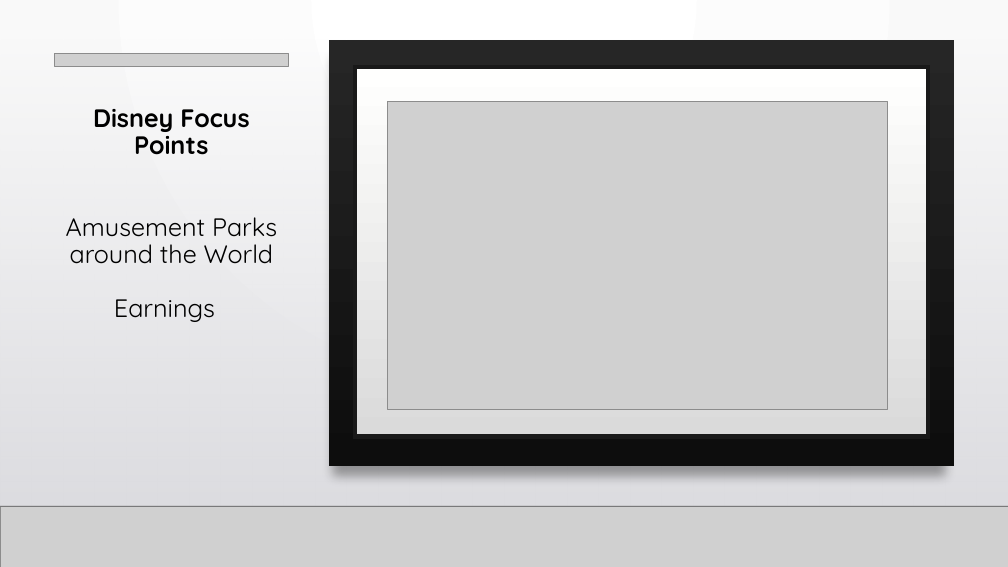
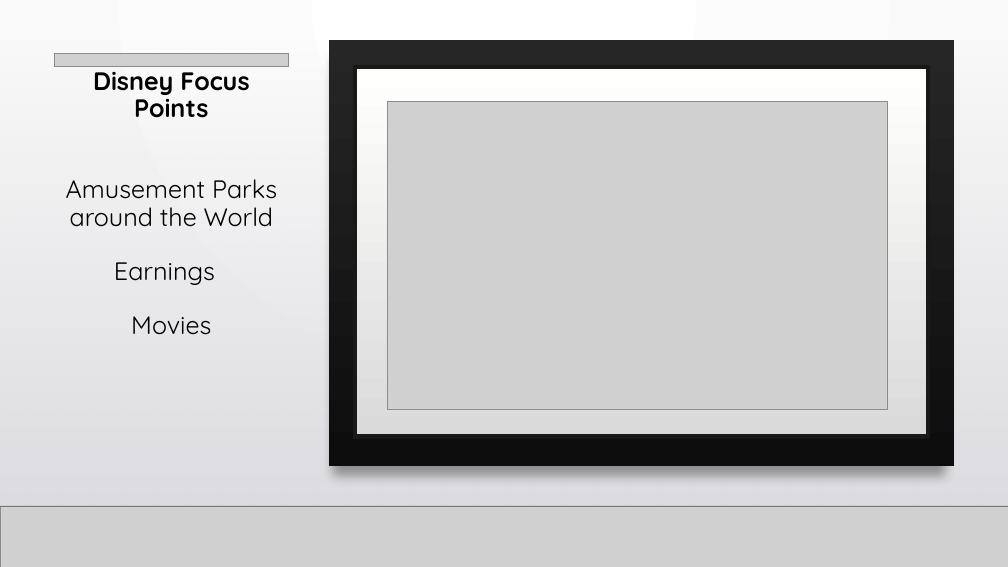
Before and after one commit to ravjolt/Disney-Challenge, a slide deck: slide 2 of Disney Challenge Presentation.pptx. Drawn at 1008x567 pixels with LibreOffice and Linux fonts; fonts in the diff are those of the drawing; grey boxes stand for pictures; background and template pictures are left out. Boxes give left, top, right and bottom in pixels: in the first picture for what was removed or moved away, otherwise in the second. Text is boxed around its words. In the diff, an @@ line names an element or a change of style, - is before the commit and + after.

```diff
--- a/Disney Challenge Presentation.pptx
+++ b/Disney Challenge Presentation.pptx
@@ title at [66,66,277,335]: text changed @@
-Disney Focus Points
-Amusement Parks around the World
-Earnings
+Disney Focus Points
+Amusement Parks around the World
+Earnings
+Movies
```
Also in this commit, not shown: 2 other slides changed, 1 slide removed.
